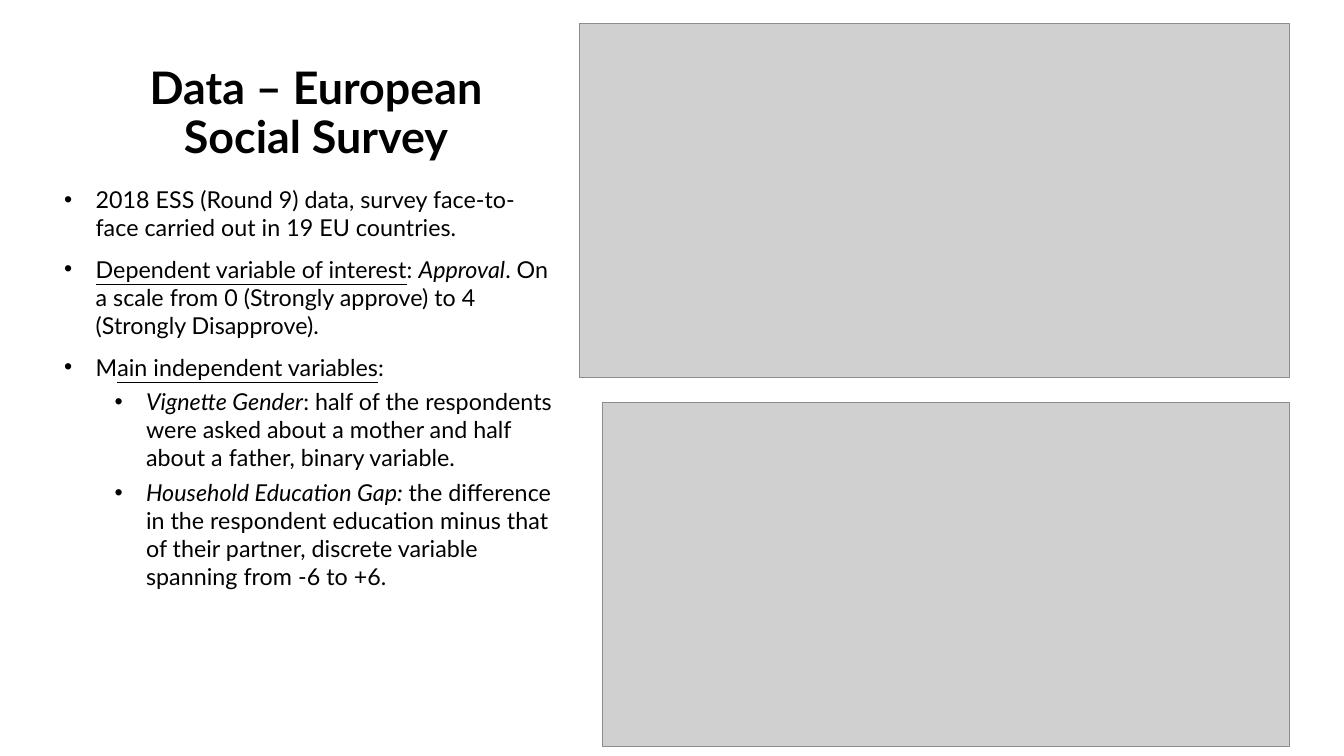
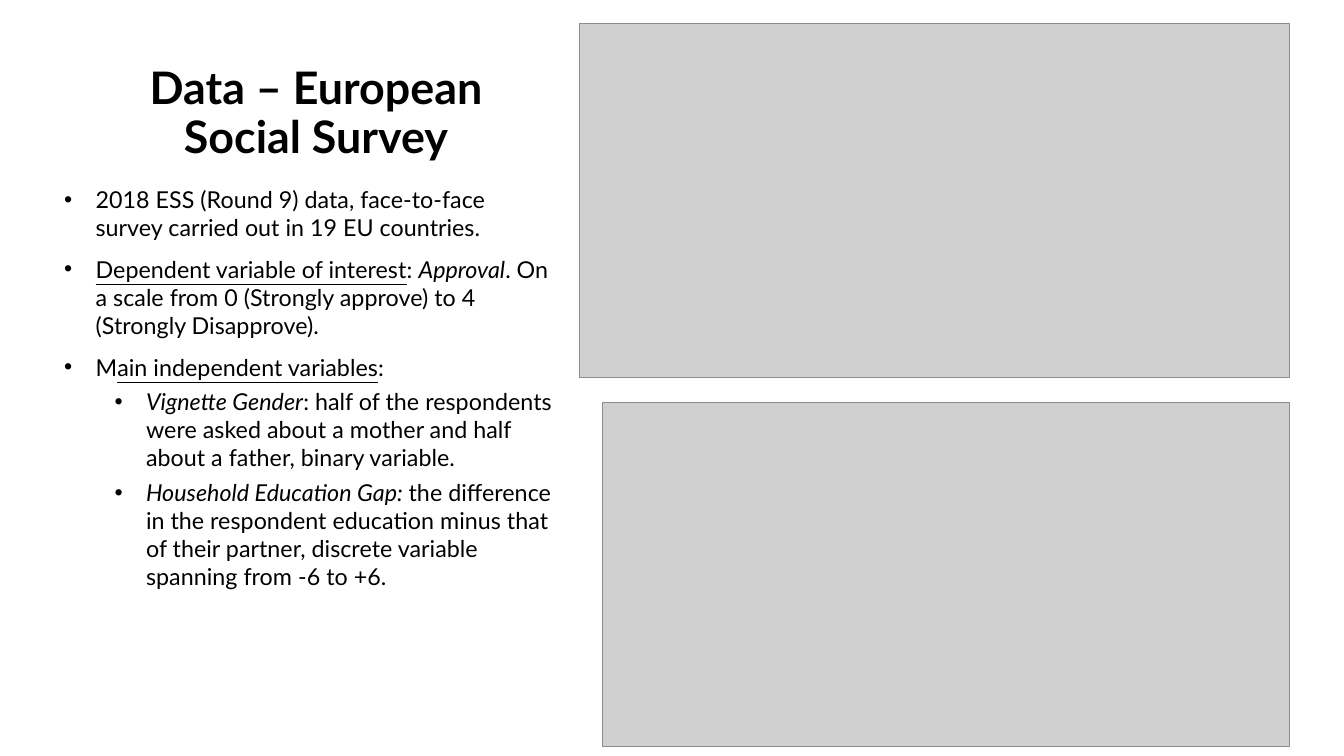
Before and after one commit to tomatism/StatsII_2026, a slide deck: slide 3 of replication/my_replication/Replication Project.pptx. Drawn at 1344x756 pixels with LibreOffice and Linux fonts; fonts in the diff are those of the drawing; grey boxes stand for pictures. Boxes give left, top, right and bottom in pixels: in the first picture for what was removed or moved away, otherwise in the second. Text is boxed around its words. In the diff, an @@ line names an element or a change of style, - is before the commit and + after.

```diff
--- a/replication/my_replication/Replication Project.pptx
+++ b/replication/my_replication/Replication Project.pptx
@@ text at (96, 190, 485, 240): text changed @@
-• 2018 ESS (Round 9) data, survey face-to-face carried out in 19 EU countries.
+• 2018 ESS (Round 9) data, face-to-face survey carried out in 19 EU countries.
```
Also in this commit, not shown: 1 other file.
